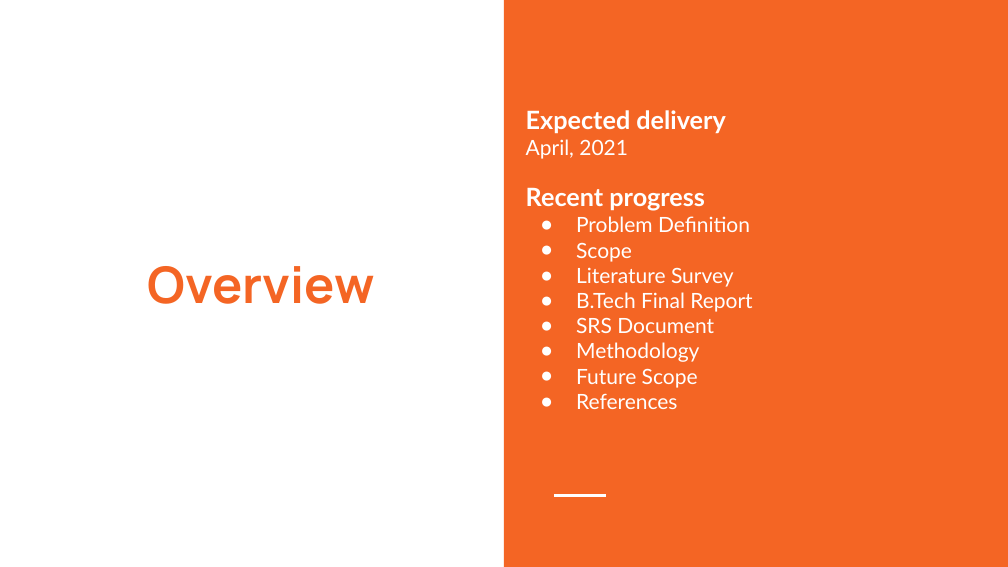
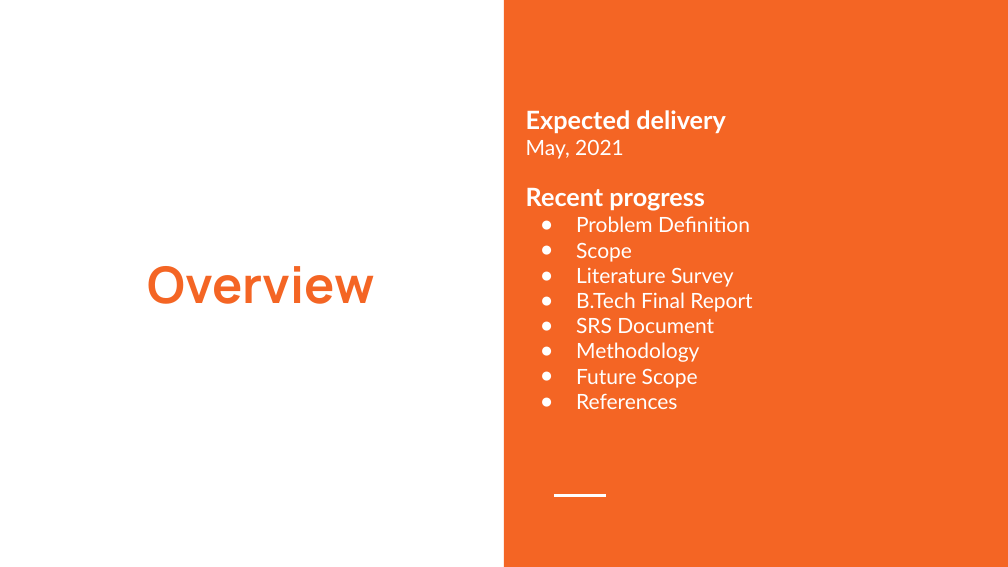
Before and after one commit to meetb007/kissan-bandhu, a slide deck: slide 2 of documents/kisaan Bandhu.pptx. Drawn at 1008x567 pixels with LibreOffice and Linux fonts; fonts in the diff are those of the drawing. Boxes give left, top, right and bottom in pixels: in the first picture for what was removed or moved away, otherwise in the second. Text is boxed around its words. In the diff, an @@ line names an element or a change of style, - is before the commit and + after.

```diff
--- a/documents/kisaan Bandhu.pptx
+++ b/documents/kisaan Bandhu.pptx
@@ text at (x1=526, y1=139, x2=624, y2=159): text changed @@
-April, 2021
+May, 2021
```
Also in this commit, not shown: 8 other slides changed, 2 slides added, 2 slides removed, 4 other files.
